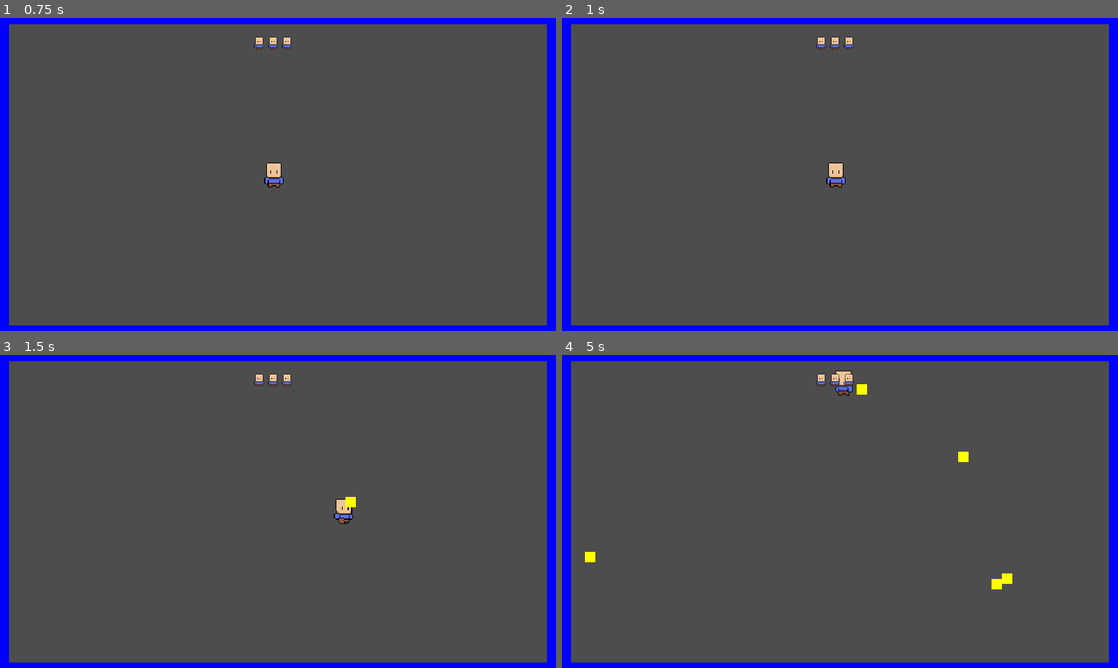
Above: before the commit, frames 1-4 (two rows, left to right).
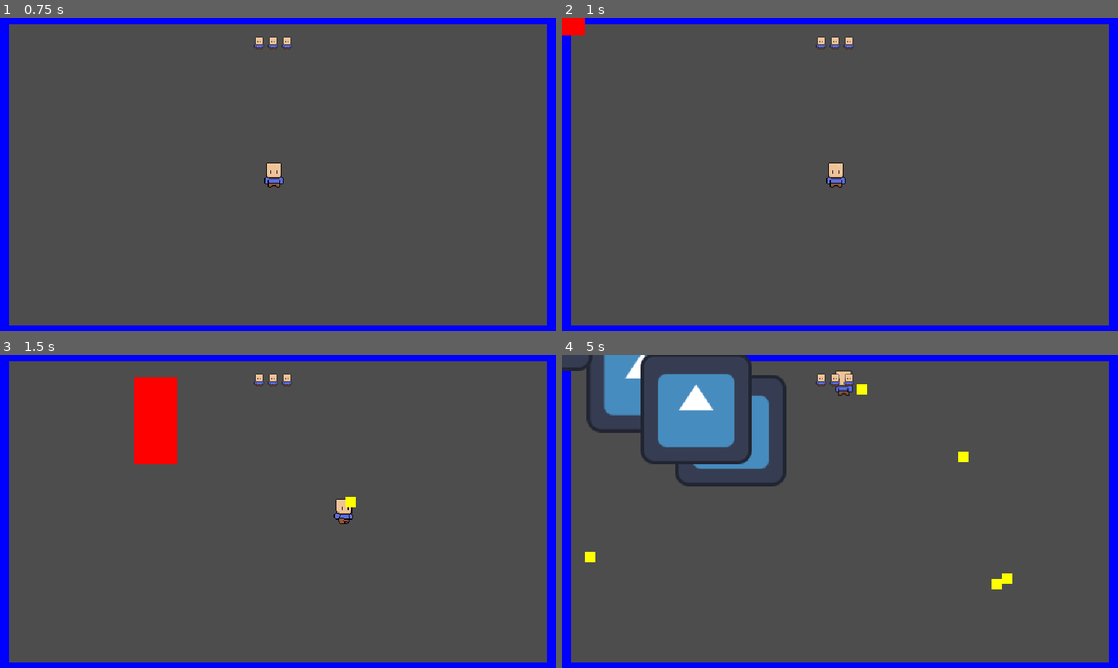
Above: after the commit, the same moments.

Repository: KDing0/GGJGodot
Game: Godot game, scene res://Misc/GameManager.tscn
Same seed, same stepped clock (60 frames per second), same inputs: the game is played once before the commit and once after it. The engine's default icon, where the game draws it, is replaced by a stand-in: a white triangle on a blue panel in a dark square.
Inputs (mouse positions are in pixels of both pictures, inside the frame that each line leads up to):
- Up to frame 1 (0.75 s): click "Start Game" at 0.5 s
- Up to frame 2 (1 s): no input
- Up to frame 3 (1.5 s): move the mouse to (400, 495) at 1.27 s; press the mouse at (400, 495) at 1.28 s; hold Right (player_right) from 1.28 s (still down)
- Up to frame 4 (5 s): move the mouse to (728, 527) at 2.02 s; release Right (player_right) at 2.03 s; release the mouse at (728, 527) at 2.03 s; hold Down (player_down) 2.03-2.78 s; click (728, 527) at 2.1 s; move the mouse to (895, 442) at 2.77 s; press the mouse at (895, 442) at 2.78 s; hold Right (player_right) 2.78-3.53 s; move the mouse to (812, 574) at 3.52 s; release the mouse at (812, 574) at 3.53 s; hold Up (player_up) 3.53-4.28 s; click (812, 574) at 3.6 s; move the mouse to (1006, 558) at 4.27 s; press the mouse at (1006, 558) at 4.28 s; hold Left (player_left) from 4.28 s (still down)

Frame 1 is identical in both runs. In frame 2, 0.2% of the frame differs, in the area x 0-5%, y 0-6%; in frame 3, 2.2%; in frame 4, 7.6%, in the area x 0-41%, y 0-42%.

Commit message:
small changes

Diff:
--- a/src/Enemy/Enemy.gd
+++ b/src/Enemy/Enemy.gd
@@ -29,7 +29,10 @@
 		# Bullet Hit Enemy
 		body.queue_free()
 		queue_free()
-
+	if collisionLayer == 2:
+		print("player run into enemy")
+		#player runs into Enemy
+		#Livecounter.lives = Livecounter.lives - 1
 
 func _process(delta):
 	progress_ratio += speed / 1000.0
--- a/src/Player/player.gd
+++ b/src/Player/player.gd
@@ -64,4 +64,5 @@
 
 func hit_by_bullet():
 	print("OUCH")
+	self.position.x = self.position.x + 50
 	Livecounter.lives = Livecounter.lives - 1
--- a/src/gamescene.tscn
+++ b/src/gamescene.tscn
@@ -34,9 +34,9 @@
 
 [sub_resource type="Curve2D" id="Curve2D_3sj47"]
 _data = {
-"points": PackedVector2Array(0, 0, 0, 0, -202, -121, -24.0416, -19.799, 24.0416, 19.799, 148, 85, -4.24264, -111.723, 4.24264, 111.723, 272, 324, 29.6985, -36.7695, -29.6985, 36.7695, 221, 559, 0, 0, 0, 0, -138, 836)
+"points": PackedVector2Array(0, 0, 0, 0, -202, -121, -24.0416, -19.799, 24.0416, 19.799, 148, 85, 0, 0, 0, 0, 215, 164, -4.24264, -111.723, 4.24264, 111.723, 272, 324, 29.6985, -36.7695, -29.6985, 36.7695, 221, 559, 0, 0, 0, 0, -138, 836)
 }
-point_count = 5
+point_count = 6
 
 [sub_resource type="Curve2D" id="Curve2D_jqf82"]
 
@@ -259,10 +259,10 @@
 tex_enemy = Array[Texture2D]([ExtResource("2_xpmd0")])
 
 [node name="player" parent="." instance=ExtResource("2_uygfl")]
-position = Vector2(569, 327)
+position = Vector2(317, 175.742)
 
 [node name="Camera2D" type="Camera2D" parent="."]
-position = Vector2(574, 328)
+position = Vector2(322, 176.742)
 
 [node name="obstacle" type="Node2D" parent="."]
 
@@ -270,13 +270,13 @@
 collision_mask = 14
 
 [node name="CollisionShape2D" type="CollisionShape2D" parent="obstacle/LeftWall"]
-position = Vector2(252, 324)
+position = Vector2(0, 172.742)
 shape = SubResource("RectangleShape2D_cd6u2")
 one_way_collision_margin = 100.1
 
 [node name="MeshInstance2D" type="MeshInstance2D" parent="obstacle/LeftWall"]
 modulate = Color(0, 0, 1, 1)
-position = Vector2(251, 324)
+position = Vector2(-1, 172.743)
 scale = Vector2(25.322, 380)
 mesh = SubResource("QuadMesh_y34g5")
 
@@ -284,13 +284,13 @@
 collision_mask = 14
 
 [node name="CollisionShape2D" type="CollisionShape2D" parent="obstacle/UpperWall"]
-position = Vector2(572, 141)
+position = Vector2(320, -10.2575)
 shape = SubResource("RectangleShape2D_an7d4")
 one_way_collision_margin = 100.1
 
 [node name="MeshInstance2D" type="MeshInstance2D" parent="obstacle/UpperWall"]
 modulate = Color(0, 0, 1, 1)
-position = Vector2(575, 142)
+position = Vector2(323, -9.25751)
 scale = Vector2(650.63, 25.485)
 mesh = SubResource("QuadMesh_y7bif")
 
@@ -298,13 +298,13 @@
 collision_mask = 14
 
 [node name="CollisionShape2D" type="CollisionShape2D" parent="obstacle/RighWall"]
-position = Vector2(896, 329)
+position = Vector2(644, 177.742)
 shape = SubResource("RectangleShape2D_v7cff")
 one_way_collision_margin = 100.1
 
 [node name="MeshInstance2D" type="MeshInstance2D" parent="obstacle/RighWall"]
 modulate = Color(0, 0, 1, 1)
-position = Vector2(893, 321)
+position = Vector2(641, 169.743)
 scale = Vector2(19.321, 380)
 mesh = SubResource("QuadMesh_lipyb")
 
@@ -312,19 +312,20 @@
 collision_mask = 14
 
 [node name="CollisionShape2D" type="CollisionShape2D" parent="obstacle/DownWall"]
-position = Vector2(580, 515)
+position = Vector2(328, 363.742)
 shape = SubResource("RectangleShape2D_h4cv2")
 one_way_collision_margin = 100.1
 
 [node name="MeshInstance2D" type="MeshInstance2D" parent="obstacle/DownWall"]
 modulate = Color(0, 0, 1, 1)
-position = Vector2(580, 515)
+position = Vector2(328, 363.742)
 scale = Vector2(720, 28.202)
 mesh = SubResource("QuadMesh_q2dtn")
 
 [node name="EnemyPaths" type="Node2D" parent="."]
 
 [node name="Path2D" type="Path2D" parent="EnemyPaths"]
+position = Vector2(50, 0)
 curve = SubResource("Curve2D_3sj47")
 
 [node name="enemy" parent="EnemyPaths/Path2D" instance=ExtResource("1_80436")]
@@ -355,4 +356,4 @@
 props = SubResource("PackedDataContainer_p2jyy")
 
 [node name="Lives" parent="." instance=ExtResource("10_l5axw")]
-position = Vector2(-32, 160)
+position = Vector2(-284, 8.74249)
